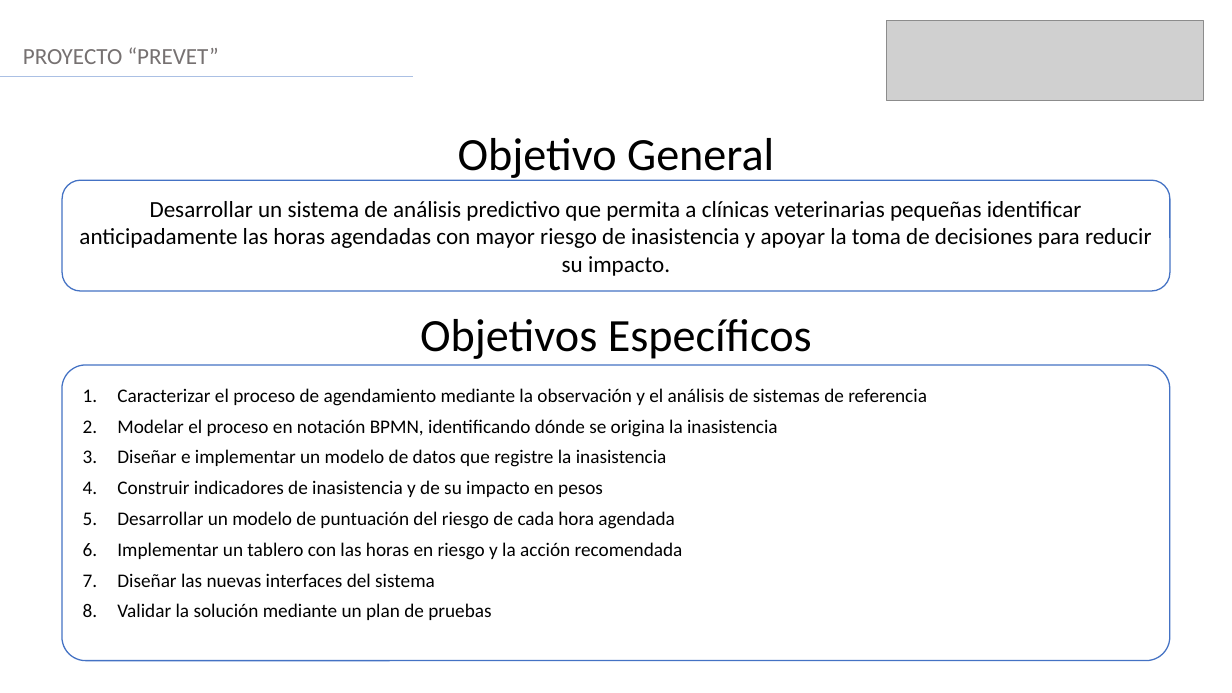
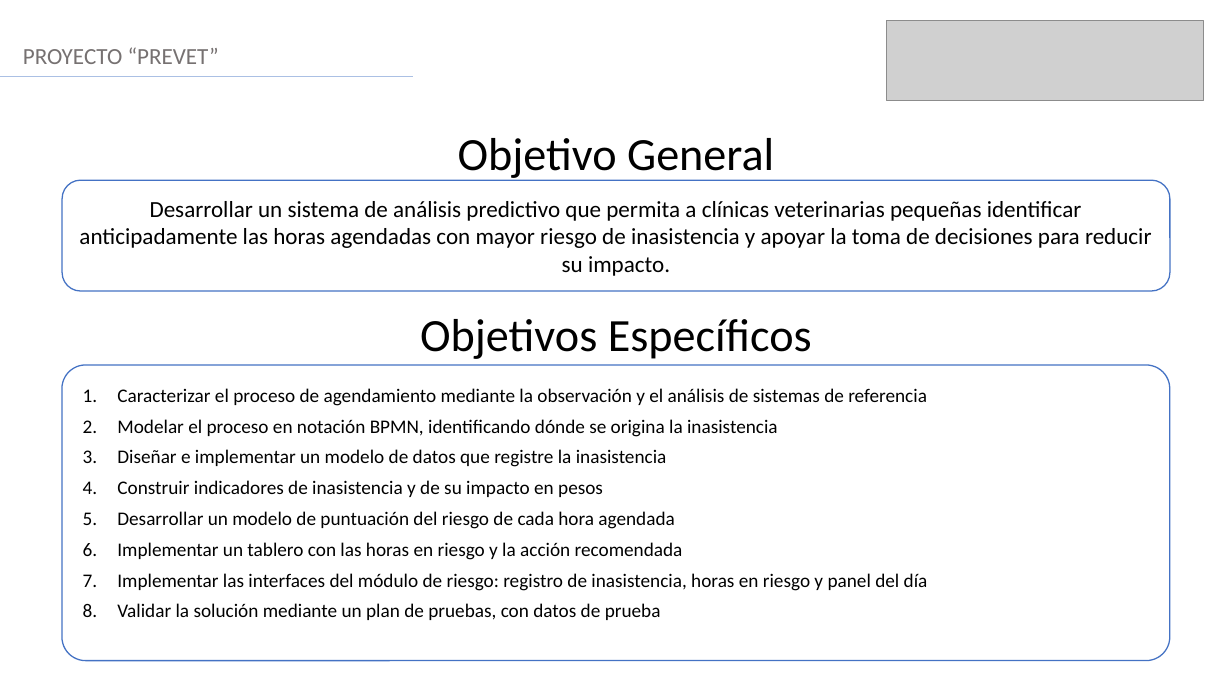
Before and after one commit to KatUci/PreVet, a slide deck: slide 4 of Fase 3/Evidencias Grupales/Presentación Final del proyecto (Español).pptx. Drawn at 1232x693 pixels with LibreOffice and Linux fonts; fonts in the diff are those of the drawing; grey boxes stand for pictures. Boxes give left, top, right and bottom in pixels: in the first picture for what was removed or moved away, otherwise in the second. Text is boxed around its words. In the diff, an @@ line names an element or a change of style, - is before the commit and + after.

Commit message:
Actualiza el Informe Final a su versión final y alinea los objetivos de la presentación final

```diff
--- a/Fase 3/Evidencias Grupales/Presentación Final del proyecto (Español).pptx
+++ b/Fase 3/Evidencias Grupales/Presentación Final del proyecto (Español).pptx
@@ text in rounded rectangle at (x1=117, y1=573, x2=928, y2=620): text changed @@
-7. Diseñar las nuevas interfaces del sistema
-8. Validar la solución mediante un plan de pruebas
+7. Implementar las interfaces del módulo de riesgo: registro de inasistencia, horas en riesgo y panel del día
+8. Validar la solución mediante un plan de pruebas, con datos de prueba
```
Also in this commit, not shown: 1 other file.
